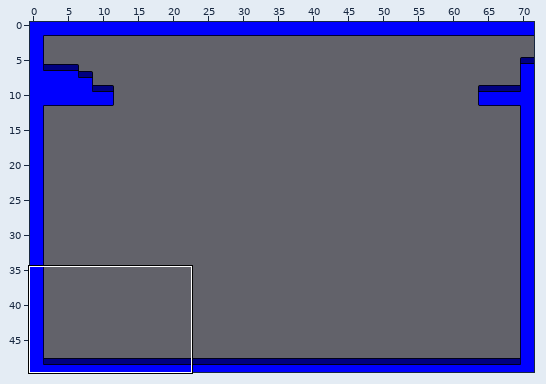
Two versions of a level (Tiled map, Resources/room2.tmx). The picture above shows the old version from afar; the outline marks the close-up.
Close-up. Before:
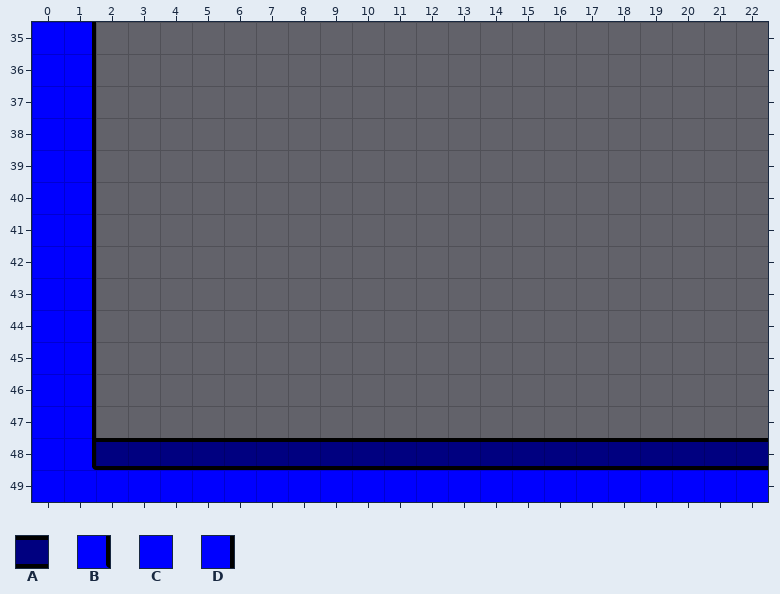
Cells are 32x32 px. Shown: x 0..22, y 35..49.
Key: from "tilemap1": A 1, B 4, C 6, D 7.
_ is an empty cell.
Layer "main-layer" before, first column x 0:
35 CD_____________________
36 CD_____________________
37 CD_____________________
38 CD_____________________
39 CD_____________________
40 CD_____________________
41 CD_____________________
42 CD_____________________
43 CD_____________________
44 CD_____________________
45 CD_____________________
46 CD_____________________
47 CD_____________________
48 CBAAAAAAAAAAAAAAAAAAAAA
49 CCCCCCCCCCCCCCCCCCCCCCC
Once edited:
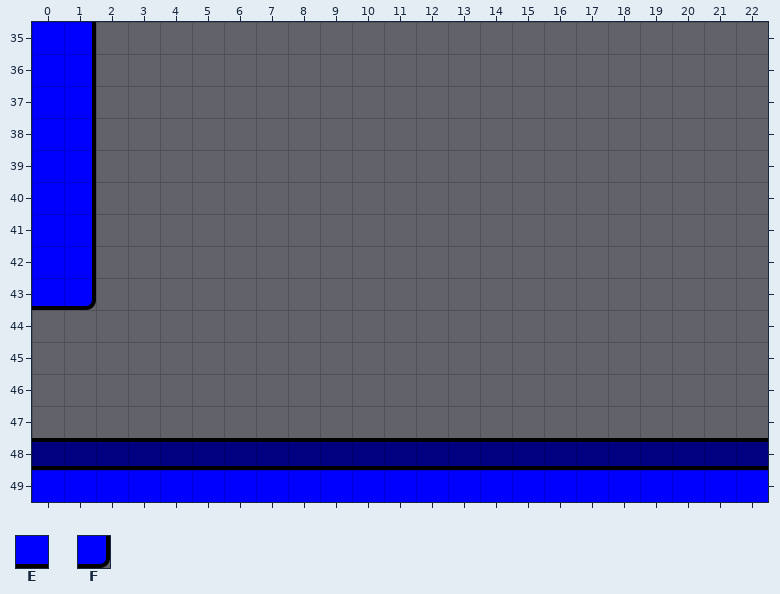
Further tiles: from "tilemap1": E 11, F 12.
What changed:
Layer "main-layer":
The author changed tile B to tile A in row 48 at x 1.
The author changed tile C to tile A in row 48 at x 0.
The author changed tile C to tile E in row 43 at x 0.
The author changed tile D to tile F in row 43 at x 1.
The edit erases tile C in rows 44 to 47 at x 0.
The edit erases tile D in rows 44 to 47 at x 1.
Boxes around the changes in both close-ups, in picture pixels (x1, y1, x2, y2):
changed: (32, 300, 96, 470)
